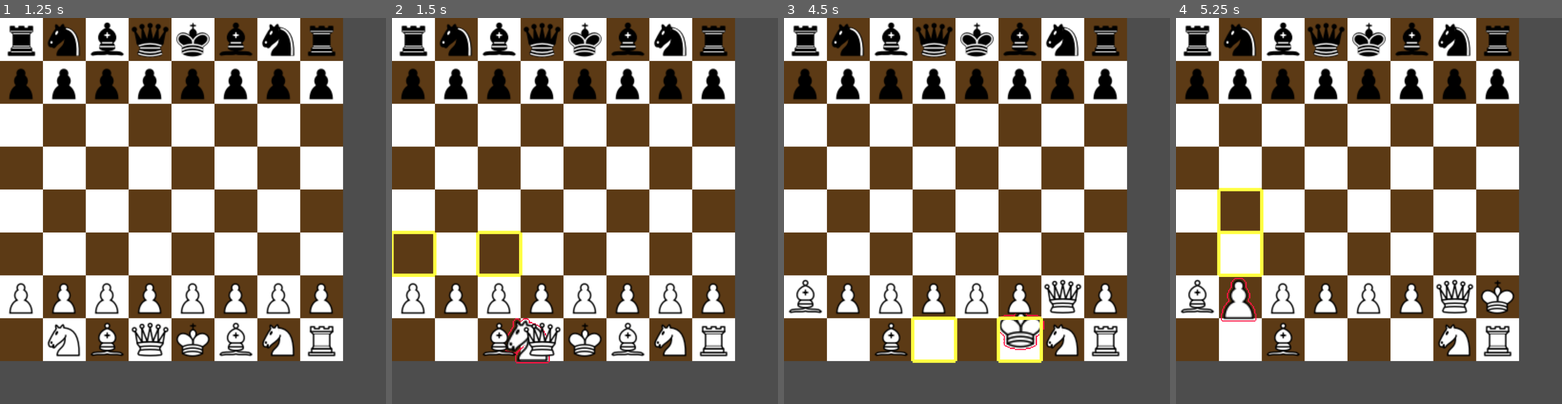
Above: before the commit, frames 1-4 (left to right).
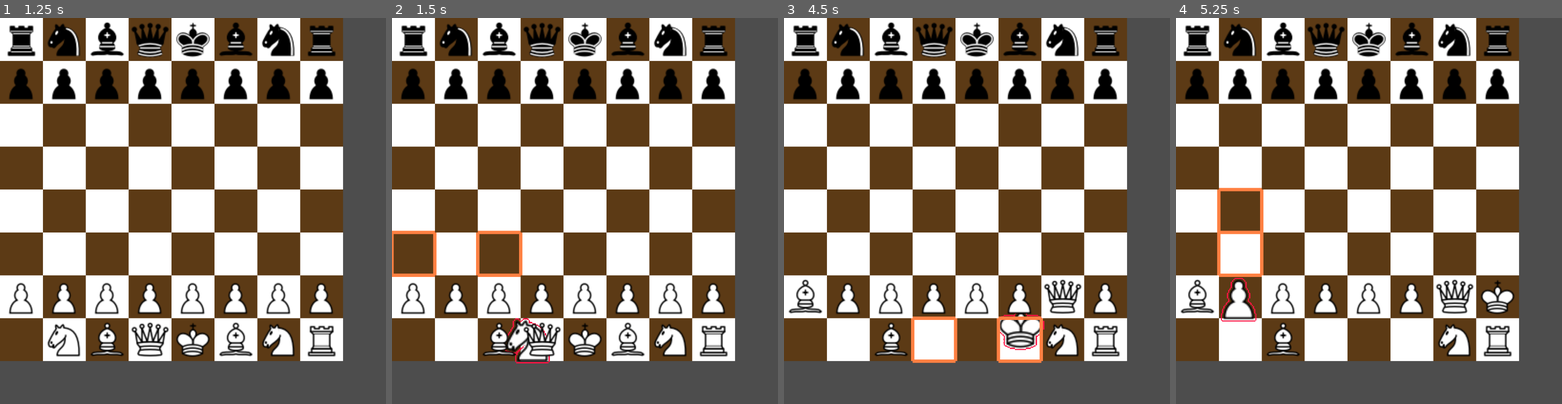
Above: after the commit, the same moments.

Repository: telamonian/chess_2d
Game: Godot game, scene res://game/game_2d.tscn
The game is run twice, just before and just after one commit, with the same random seed, the same clock (stepped at 60 frames per second) and the same inputs.
Inputs (mouse positions are in pixels of both pictures, inside the frame that each line leads up to):
- Up to frame 1 (1.25 s): tap Enter at 0.5 s; drag from (23, 338) to (320, 338) at 0.52 s
- Up to frame 2 (1.5 s): drag from (457, 338) to (669, 338) at 1.27 s
- Up to frame 3 (4.5 s): move the mouse to (892, 338) at 2.02 s; click (892, 338) at 2.17 s; tap Space at 2.75 s; drag from (1019, 338) to (807, 295) at 2.77 s; drag from (934, 338) to (1061, 295) at 3.52 s; drag from (977, 338) to (1104, 295) at 4.27 s
- Up to frame 4 (5.25 s): move the mouse to (1241, 295) at 5.02 s; click (1241, 295) at 5.17 s

Frame 1 is identical in both runs. In frame 2, 0.7% of the frame differs, in the area x 0-34%, y 55-68%; in frame 3, 0.8%, in the area x 32-68%, y 77-90%; in frame 4, 0.7%.

Commit message:
added "square_highlight" option

Diff:
--- a/game/board/highlight.gd
+++ b/game/board/highlight.gd
@@ -1,6 +1,8 @@
 # adapted from https://forum.godotengine.org/t/tile-outline-for-tilesets/28513/4
 extends Node2D
 class_name BoardHighlight
+
+var square_highlight_color_opt: Opt.Option = Opt.set_option("game", "square_highlight", Color(1.0, .5, 0.259, 1.0))
 
 @export var tile_map: TileMapLayer:
   set(x):
@@ -9,8 +11,11 @@
 
 @export var grid_color: Color:
   set(x):
-    grid_color = x
+    grid_color = square_highlight_color_opt.value
     queue_redraw()
+
+func _set_grid_color(opt: Opt.Option):
+  grid_color = opt.value
 
 @export var squares: Array[Vector2i]:
   set(x):
@@ -22,8 +27,10 @@
 var horizontal_coords: PackedVector2Array;
 
 func _init(new_squares: Array[Vector2i], new_grid_color: Color, new_tile_map: TileMapLayer):
+  _set_grid_color(square_highlight_color_opt)
+  square_highlight_color_opt.changed.connect(_set_grid_color)
+
   tile_map = new_tile_map
-  grid_color = new_grid_color
   squares = new_squares
 
 func squares_to_coords():
--- a/options.gd
+++ b/options.gd
@@ -42,8 +42,3 @@
 
 func get_option_by_section(section: String, name: String) -> Option:
   return by_section[section][name]
-
-#var defaults = {
-  #"piece_highlight": Option.new("game", "piece_highlight", Color(0, 0, 0, 0)),
-  #"square_highlight": Option.new("game", "square_highlight", Color(1.0, 1.0, 0.259, 1.0)),
-#}
